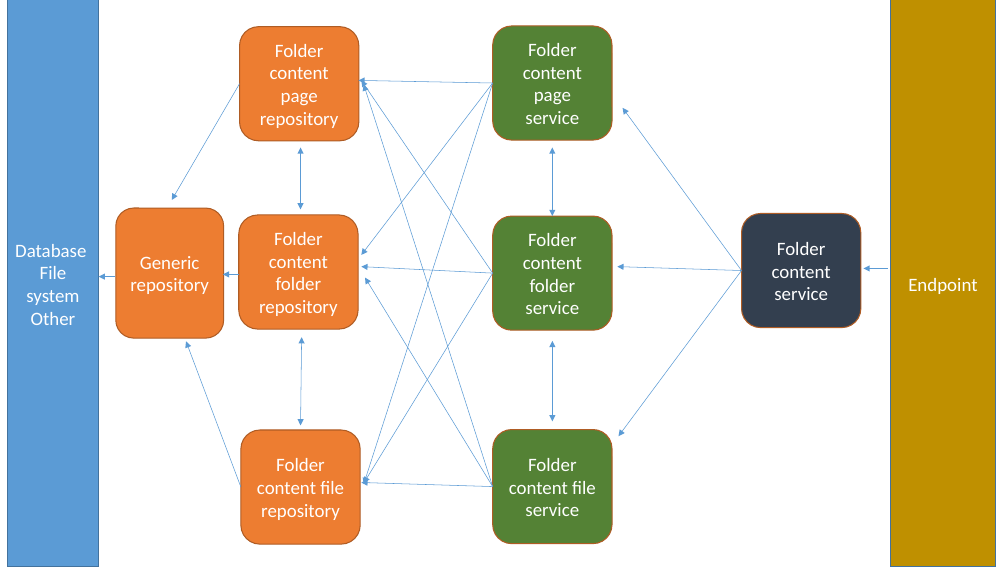
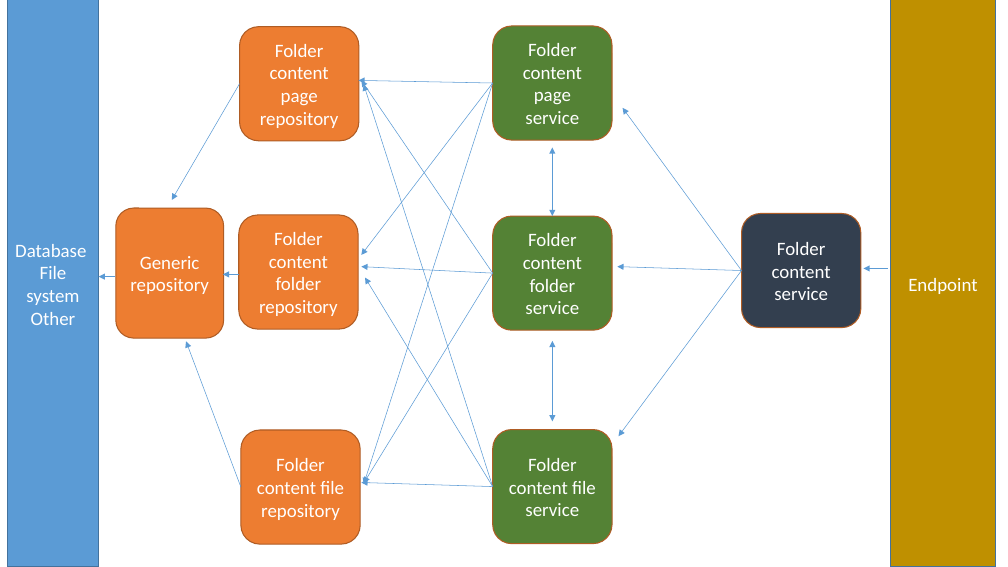
Before and after one commit to dvireich/CloudAppServer, a slide deck: slide 4 of Folder content manager design.pptx (slide 1 before the commit). Drawn at 1008x567 pixels with LibreOffice and Linux fonts; fonts in the diff are those of the drawing. Boxes give left, top, right and bottom in pixels: in the first picture for what was removed or moved away, otherwise in the second. Text is boxed around its words. In the diff, an @@ line names an element or a change of style, - is before the commit and + after.

```diff
--- a/Folder content manager design.pptx
+++ b/Folder content manager design.pptx
@@ double arrow removed from (301, 209) to (301, 147) @@
@@ double arrow removed from (301, 426) to (302, 337) @@
```
Also in this commit, not shown: 5 slides added.
